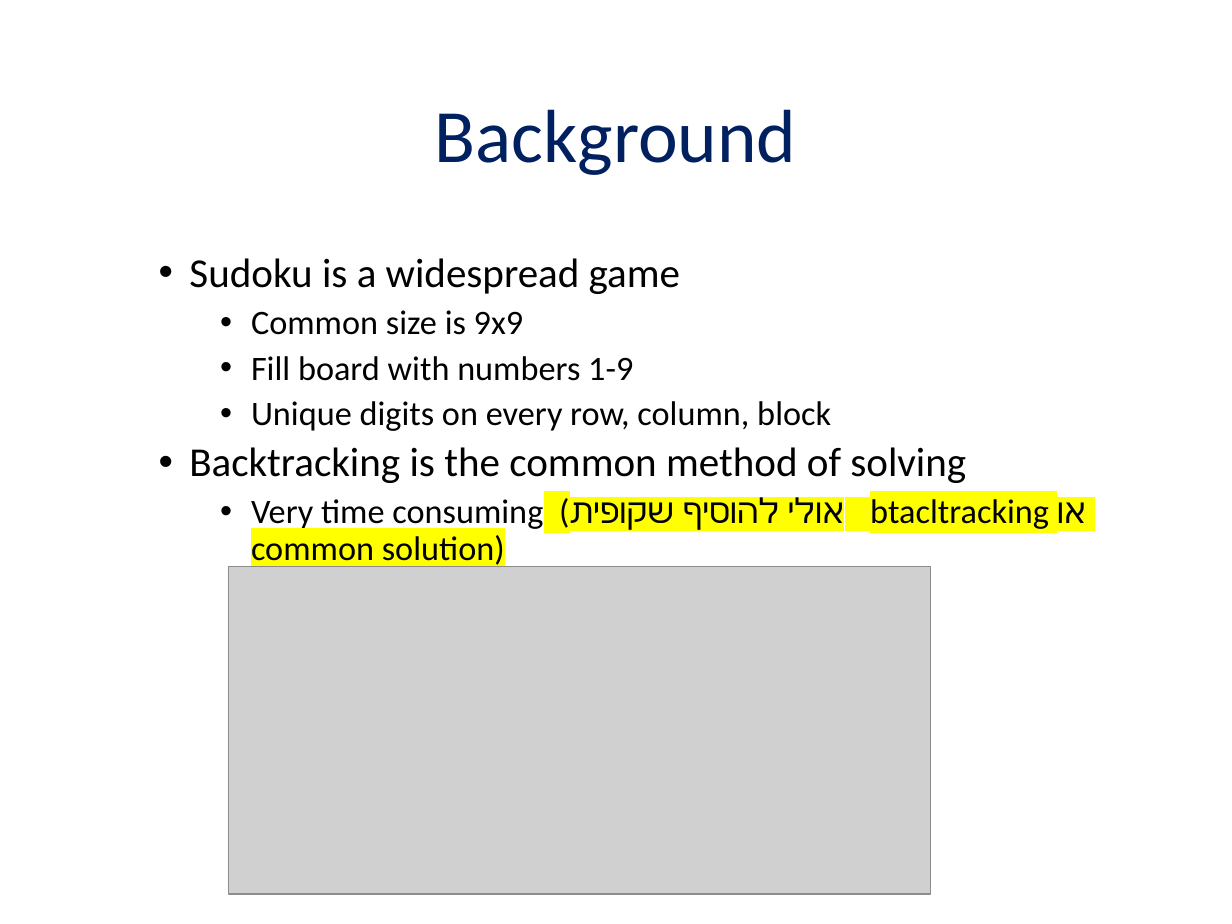
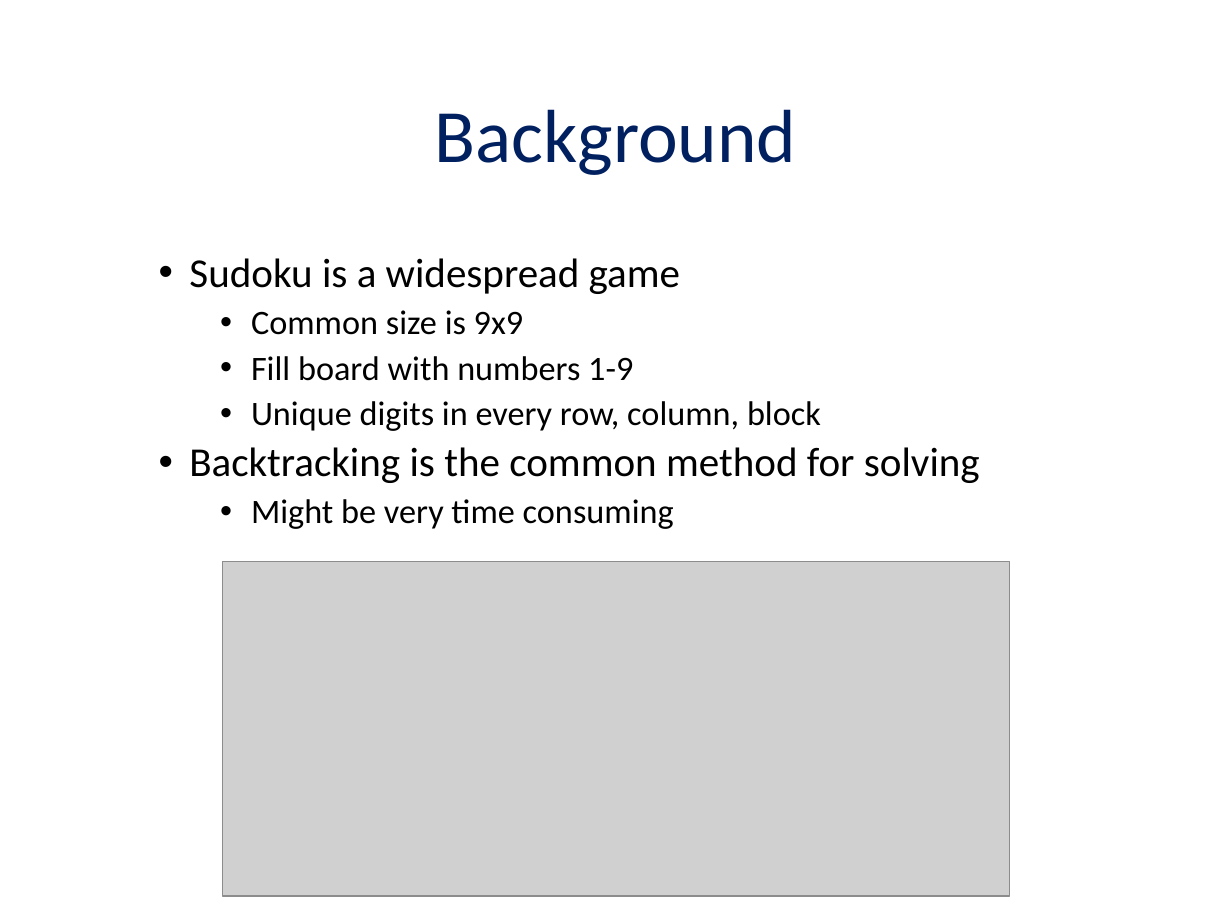
Before and after one commit to chendudai/Sudoku, a slide deck: slide 4 of Presentation/final_presentation.pptx. Drawn at 1232x924 pixels with LibreOffice and Linux fonts; fonts in the diff are those of the drawing; grey boxes stand for pictures. Boxes give left, top, right and bottom in pixels: in the first picture for what was removed or moved away, otherwise in the second. Text is boxed around its words. In the diff, an @@ line names an element or a change of style, - is before the commit and + after.

```diff
--- a/Presentation/final_presentation.pptx
+++ b/Presentation/final_presentation.pptx
@@ text at (189, 401, 980, 529): text changed @@
-    • Unique digits on every row, column, block
-  • Backtracking is the common method of solving
-    • Very time consuming (אולי להוסיף שקופית btacltracking או common solution)
+    • Unique digits in every row, column, block
+  • Backtracking is the common method for solving
+    • Might be very time consuming
@@ picture: place and size @@
-picture at (229, 567, 931, 894)
+picture at (223, 562, 1010, 897)
```
Also in this commit, not shown: 12 slides added, 1 slide removed.
